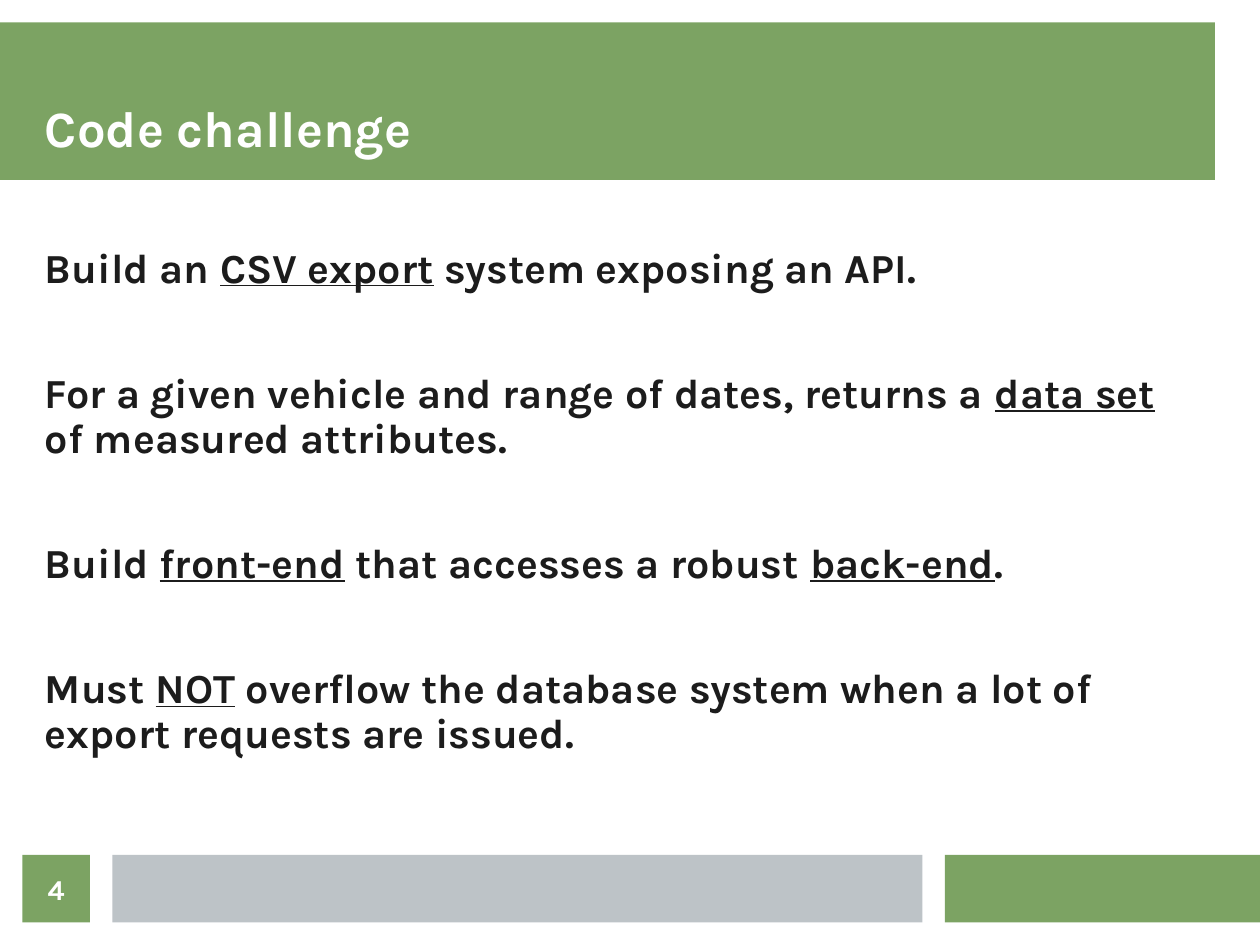
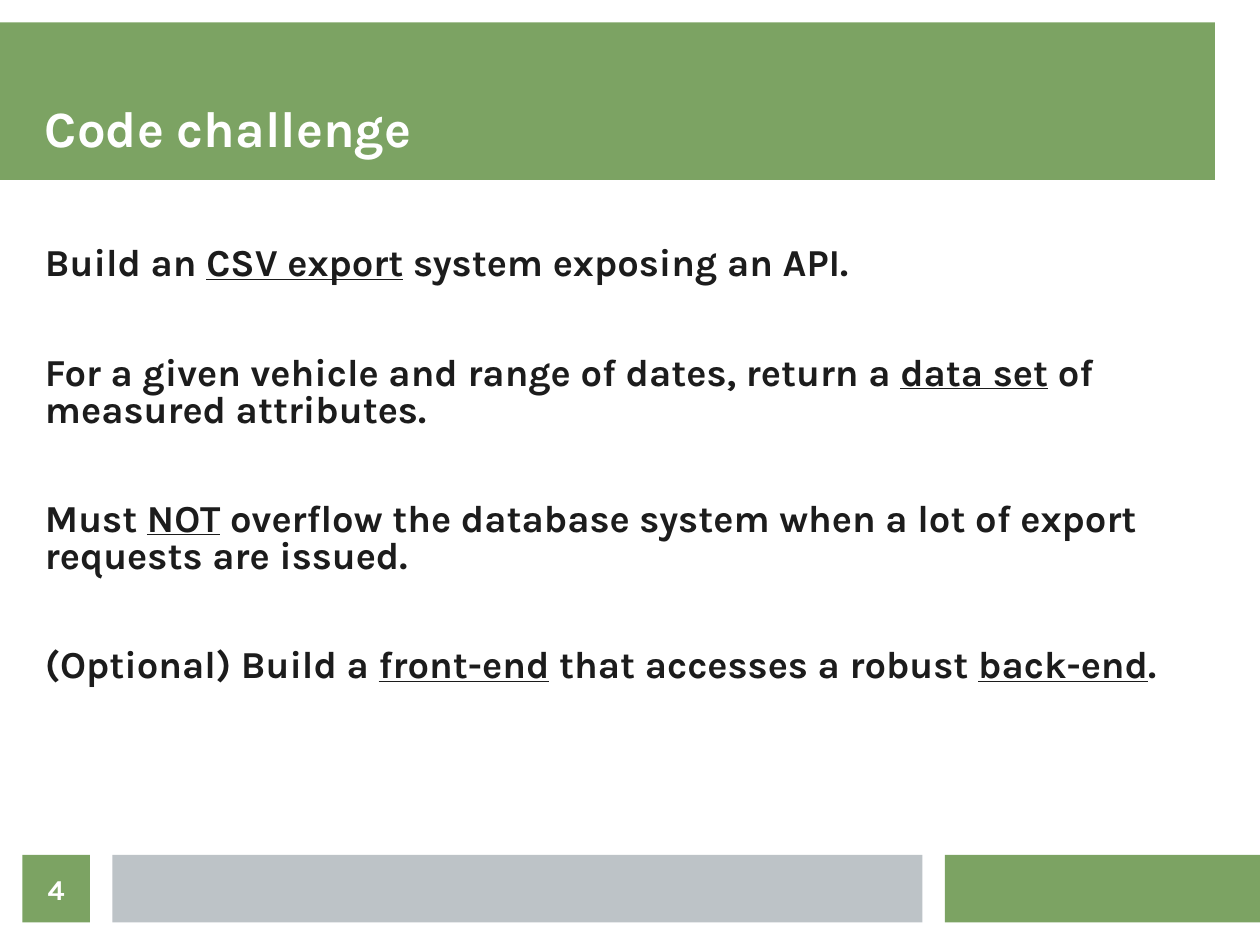
Before and after one commit to kgish/viriciti-assignment-export, a slide deck: slide 4 of presentation/presentation.odp. Drawn at 1260x945 pixels with LibreOffice and Linux fonts; fonts in the diff are those of the drawing. Boxes give left, top, right and bottom in pixels: in the first picture for what was removed or moved away, otherwise in the second. Text is boxed around its words. In the diff, an @@ line names an element or a change of style, - is before the commit and + after.

Commit message:
Chart service with fake data for the time being.

```diff
--- a/presentation/presentation.odp
+++ b/presentation/presentation.odp
@@ text at [45, 249, 1136, 579]: size 26 to 24.1 pt in "Build an CSV export system exposing an ...", "Must NOT overflow the database system when ..."; line spacing 0.9 to 0.8 @@
@@ text at [45, 359, 1094, 424]: text changed; size 26 to 24.1 pt @@
-For a given vehicle and range of dates, returns a data set of measured attributes.
-Build front-end that accesses a robust back-end.
+For a given vehicle and range of dates, return a data set of measured attributes.
@@ text at [45, 649, 1156, 687]: paragraph added @@
+(Optional) Build a front-end that accesses a robust back-end.
```
Also in this commit, not shown: 4 other slides changed, 1 slide added, 1 slide removed, 22 other files.
